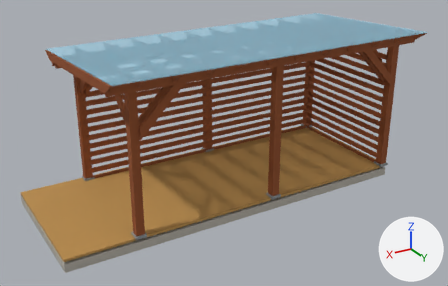
The COLLADA model pergola_final_model.dae as it was, and as the next commit left it.
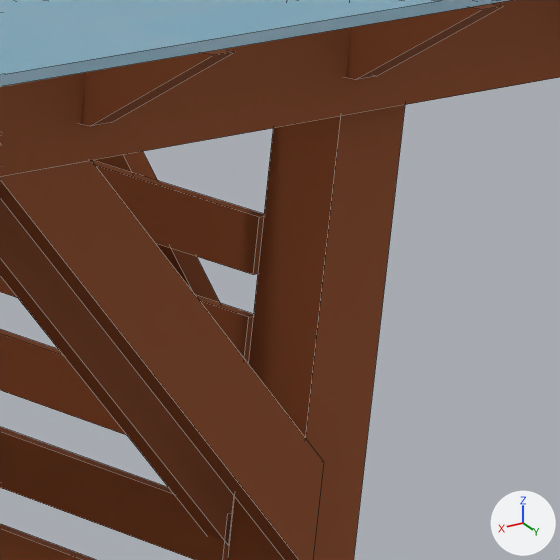
The first picture shows the older version from a camera (50 mm lens) standing at (5.22, 9.15, 5.27) and looking at (-0.15, 0.21, 0.79). The close-ups show the older and then the newer version on the part from 81% to 92% of the width and 13% to 30% of the height of that picture. Only the edits that show in the close-ups are written down. The axes (+X, +Y, +Z) are drawn at lower right. The lights are the same throughout. The close-ups show mesh edges as thin lines. Vertices at exactly the same position are counted once.

In view in the first close-up: 'clear_polycarbonate_roof', 'glulam_post_140x140_-3180_-1180', 'paired_long_beam_-1180_-1272.5', 'rafter_45x145_2', 'rafter_45x145_3', 'short_privacy_slat_11', 'short_privacy_slat_12', 'short_privacy_slat_13', 'short_privacy_slat_14', 'upper_corner_brace_cross_760_-3180_-1180', 'upper_corner_brace_long_760_-3180_-1180_-1087.5', 'upper_corner_brace_long_760_-3180_-1180_-1272.5' and 1 more.
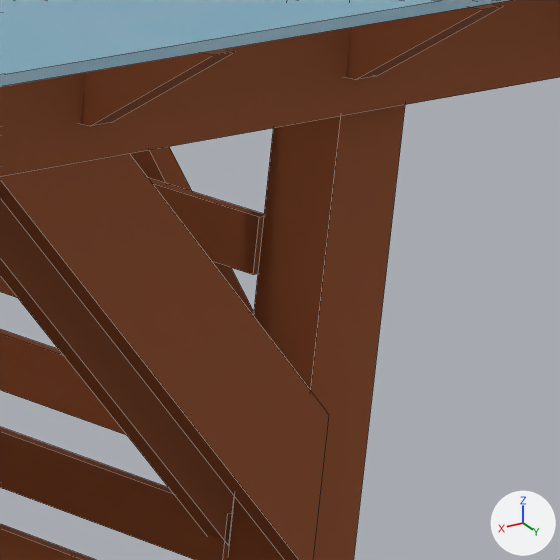
The edits, one by one:
me_upper_corner_brace_long_760__3180__1180__1272_5 has 8 vertices, 6 faces and spans x -3.11..-2.35, y 1.25..1.295, z 1.689..2.449.
me_upper_corner_brace_long_760__3180__1180__1272_5 is used by ob_upper_corner_brace_long_760__3180__1180__1272_5; location (0.0, 0.0, 0.0).
Part 1, on me_upper_corner_brace_long_760__3180__1180__1272_5:
Vertex 1 of me_upper_corner_brace_long_760__3180__1180__1272_5 moves from (-3.11, 1.295, 1.879) at pixel (324, 462) to (-3.11, 1.295, 1.958) at pixel (329, 414).
Vertex 2 of me_upper_corner_brace_long_760__3180__1180__1272_5 moves from (-2.54, 1.295, 2.449) at pixel (91, 160) to (-2.619, 1.295, 2.449) at pixel (129, 153).
Vertex 5 of me_upper_corner_brace_long_760__3180__1180__1272_5 moves from (-2.54, 1.25, 2.449) to (-2.619, 1.25, 2.449).
Vertex 6 of me_upper_corner_brace_long_760__3180__1180__1272_5 moves from (-3.11, 1.25, 1.879) to (-3.11, 1.25, 1.958).
me_upper_corner_brace_cross_760__3180__1180 has 8 vertices, 6 faces and spans x -3.203..-3.158, y 0.35..1.11, z 1.689..2.449.
me_upper_corner_brace_cross_760__3180__1180 is used by ob_upper_corner_brace_cross_760__3180__1180; location (0.0, 0.0, 0.0).
Part 2, on me_upper_corner_brace_cross_760__3180__1180:
Vertex 1 of me_upper_corner_brace_cross_760__3180__1180 moves from (-3.203, 1.11, 1.879) to (-3.203, 1.11, 1.958).
Vertex 2 of me_upper_corner_brace_cross_760__3180__1180 moves from (-3.203, 0.54, 2.449) to (-3.203, 0.619, 2.449).
Vertex 5 of me_upper_corner_brace_cross_760__3180__1180 moves from (-3.158, 0.54, 2.449) to (-3.158, 0.619, 2.449).
Vertex 6 of me_upper_corner_brace_cross_760__3180__1180 moves from (-3.158, 1.11, 1.879) to (-3.158, 1.11, 1.958).

Boxes [x1, y1, x2, y2] around the edits, measured in the close-ups (560 x 560 px):
'upper_corner_brace_long_760_-3180_-1180_-1272.5', reshaped
    before: [0, 161, 324, 560]
    after: [0, 154, 329, 560]
'upper_corner_brace_cross_760_-3180_-1180', reshaped
    before: [93, 151, 220, 303]
    after: [130, 147, 254, 314]
'short_privacy_slat_13', unchanged, covered by the edit
    before: [0, 276, 253, 363]
    after: [0, 276, 17, 298]
